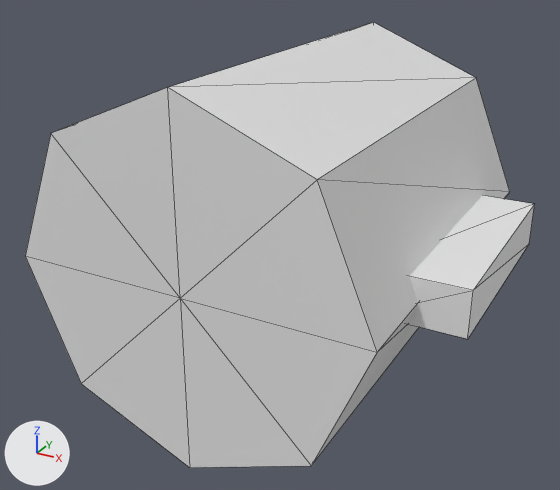
The OBJ model assets/models/mug.obj: old version first, new version second.
Camera for both pictures: a 50 mm lens placed at (0.795, -1.954, 0.683), pointed at (-0.004, -0.501, -0.044). Arrows for +X, +Y and +Z are at lower left; the lights stay in place. The older version comes first. Mesh edges are drawn as thin lines. Where no turn or scale is listed for an object, it has been applied to the vertices.

The older version as bpy lines, for what is in view:
```python
me_mug = bpy.data.meshes.new('mug')
me_mug.from_pydata(...)  # an 8-sided cylinder along y spanning x -0.4..0.4, y -0.9..0.0, z -0.4..0.4; a box spanning x 0.3..0.5, y -0.7..-0.2, z -0.05..0.05
ob_mug = bpy.data.objects.new('mug', me_mug)
ob_mug.location = (0.0, 0.0, 0.0)
```
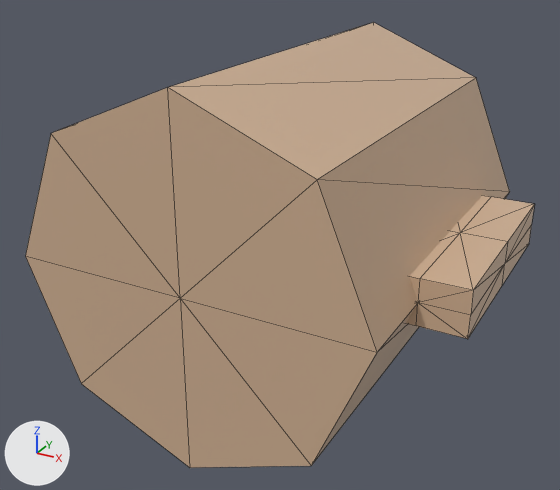
The change, as a diff of the scene's bpy script:
```diff
--- a/assets/models/mug.obj.py
+++ b/assets/models/mug.obj.py
@@ mat_mug_mat @@
+mat_mug_mat = principled_material('mug_mat')
+mat_mug_mat.base_color = (0.65, 0.45, 0.3)  # beige #d3b395
+mat_mug_mat.roughness = 0.33
@@ me_mug @@
 # used by ob_mug; location = (0.0, 0.0, 0.0)
-me_mug.from_pydata(...)  # 26 vertices, 44 faces; spans x -0.4..0.5, y -0.9..0.0, z -0.4..0.4
+me_mug.from_pydata(...)  # 44 vertices, 80 faces; spans x -0.4..0.5, y -0.9..0.0, z -0.4..0.4
+# me_mug part 1
+# 12 faces are deleted
+# 4 vertices are added at (0.4, -0.2, -0.05), (0.4, -0.2, 0.05), (0.4, -0.7, -0.05), (0.4, -0.7, 0.05)
+# 6 new vertices lie (0.0, 0.0, 0.05) away from vertices in x 0.3..0.5, y -0.7..-0.2, z -0.05
+# 8 new vertices lie (0.0, -0.25, 0.0) away from vertices in x 0.3..0.5, y -0.2, z -0.05..0.05
+# 48 new faces join them
+# me_mug part 2: 32 faces spanning x -0.4..0.4, y -0.9..0.0, z -0.4..0.4 switch from no material to mat_mug_mat (beige #d3b395)
```

What differs and where, as boxes (x1, y1, x2, y2) in the pictures (560 x 490 px):
part 1 of me_mug, reshaped: (406, 195, 535, 339) in both
part 2 of me_mug, recoloured (white to beige): (26, 22, 510, 468) in both
